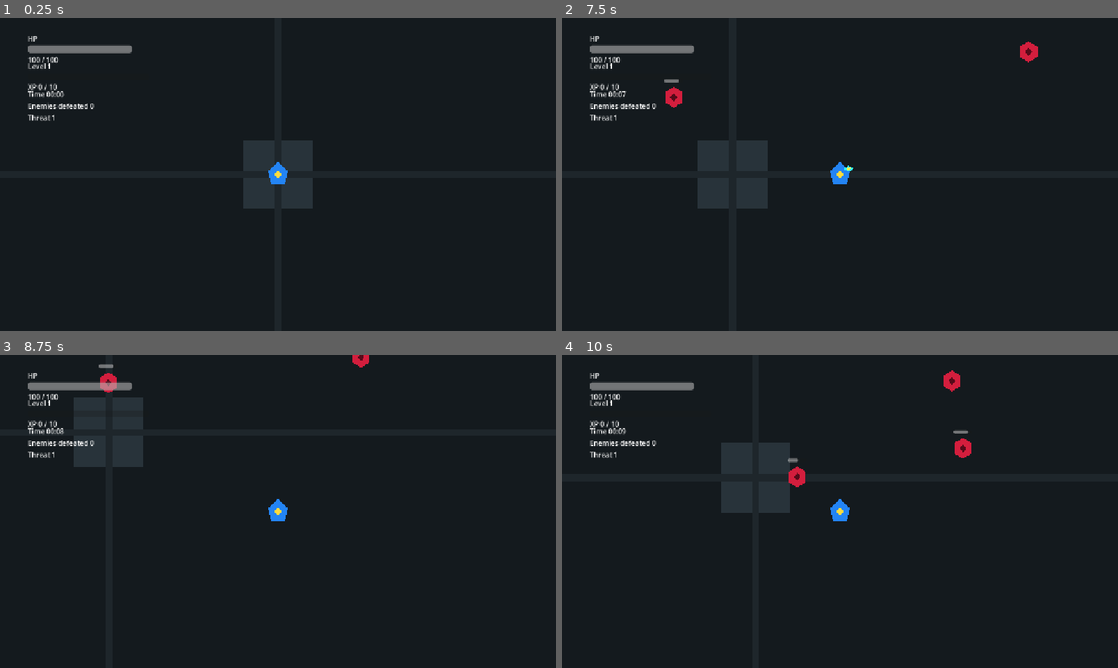
Above: before the commit, frames 1-4 (two rows, left to right).
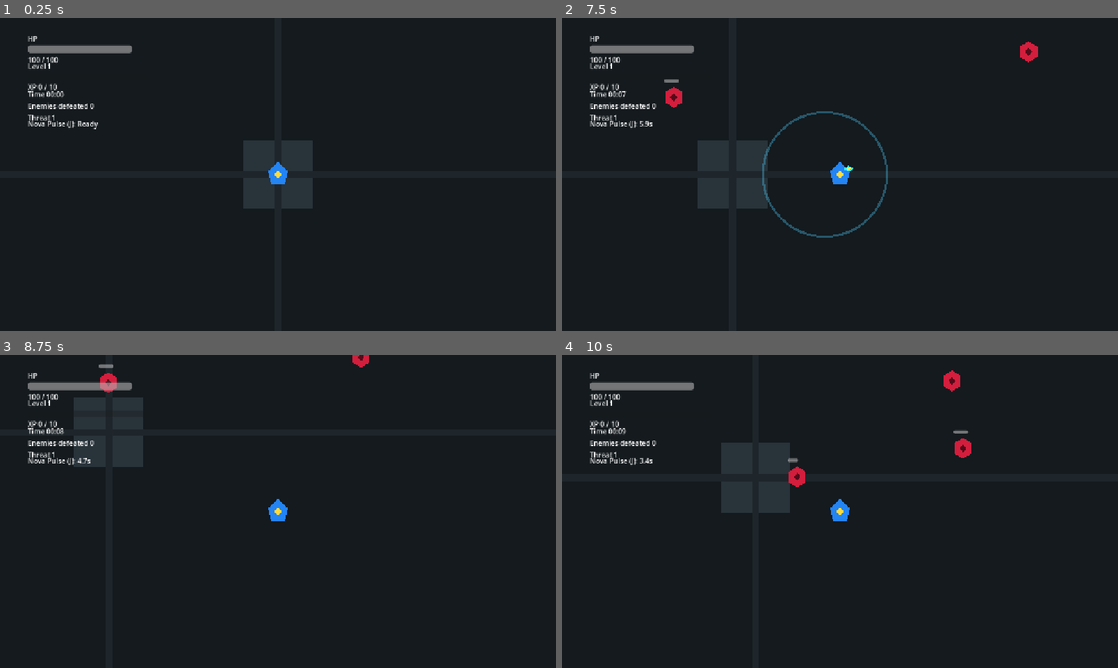
Above: after the commit, the same moments.

Repository: StanisRyz/SuperHeroes
Game: Godot game, scene res://scenes/main/Main.tscn
Two runs of this game, one before a commit and one after it. Both use one fixed random seed, a clock stepped at 60 frames per second and the inputs below.
Inputs:
- Up to frame 1 (0.25 s): no input
- Up to frame 2 (7.5 s): tap Enter at 0.5 s; hold D (move_right) 0.53-1.28 s; hold J (ability_1) 0.53-1.28 s; hold S (move_down) 1.28-2.03 s; tap J (ability_1) every 1.5 s from 1.35 to 7.35 s; hold D (move_right) 2.03-2.78 s; hold J (ability_1) 2.03-2.78 s; hold W (move_up) 2.78-3.53 s; hold J (ability_1) 3.53-4.28 s; hold Left (move_left) 3.53-5.03 s; hold S (move_down) 5.03-5.78 s; hold J (ability_1) 5.03-5.78 s; hold D (move_right) 5.78-6.53 s; hold W (move_up) 6.53-7.28 s; hold J (ability_1) 6.53-7.28 s; hold D (move_right) from 7.28 s (still down)
- Up to frame 3 (8.75 s): release D (move_right) at 8.03 s; hold S (move_down) from 8.03 s (still down); hold J (ability_1) from 8.03 s (still down)
- Up to frame 4 (10 s): release S (move_down) at 8.78 s; release J (ability_1) at 8.78 s; hold Left (move_left) 8.78-9.53 s; tap J (ability_1) at 8.85 s; hold W (move_up) from 9.53 s (still down); hold J (ability_1) from 9.53 s (still down)

The runs differ from the first frame. In frame 1, 0.1% of the frame differs, in the area x 5-18%, y 32-36%; in frame 2, 0.6%, in the area x 5-59%, y 29-71%; in frame 3, 0.1%; in frame 4, 0.1%.

Commit message:
Add active ability foundation.
Adds the first active ability system with AbilityManager, Nova Pulse on ability_1, cooldown tracking, HUD cooldown display, and simple in-world pulse feedback. Optionally wires basic ability upgrades into UpgradeManager and updates README.md and Agents.md while keeping the patch focused on active abilities without adding mobile controls, saves, monetization, or Yandex SDK integration.

Diff:
--- /dev/null
+++ b/scenes/abilities/AbilityManager.gd
@@ -0,0 +1,105 @@
+extends Node
+
+signal ability_cooldown_changed(slot: int, cooldown_remaining: float, cooldown_total: float)
+signal ability_cast(slot: int)
+
+@export var nova_damage: int = 18
+@export var nova_radius: float = 220.0
+@export var nova_cooldown: float = 6.0
+@export var pulse_feedback_scene: PackedScene
+
+var player: Node2D
+var enemy_container: Node
+var _ability_1_cooldown_remaining := 0.0
+var _last_emitted_cooldown := -1.0
+
+
+func setup(new_player: Node2D, new_enemy_container: Node) -> void:
+	player = new_player
+	enemy_container = new_enemy_container
+	_emit_cooldown_changed(true)
+
+
+func _process(delta: float) -> void:
+	if _ability_1_cooldown_remaining <= 0.0:
+		return
+
+	_ability_1_cooldown_remaining = maxf(_ability_1_cooldown_remaining - delta, 0.0)
+	_emit_cooldown_changed(false)
+
+
+func _unhandled_input(event: InputEvent) -> void:
+	if event.is_action_pressed("ability_1"):
+		_try_cast_nova_pulse()
+
+
+func _try_cast_nova_pulse() -> void:
+	if get_tree().paused:
+		return
+	if player == null or not is_instance_valid(player):
+		return
+	if player.has_method("is_dead") and player.is_dead():
+		return
+	if _ability_1_cooldown_remaining > 0.0:
+		return
+
+	if not _damage_enemies_in_radius():
+		return
+
+	_spawn_pulse_feedback()
+	_ability_1_cooldown_remaining = maxf(nova_cooldown, 0.0)
+	ability_cast.emit(1)
+	_emit_cooldown_changed(true)
+
+
+func _damage_enemies_in_radius() -> bool:
+	if enemy_container == null or not is_instance_valid(enemy_container):
+		push_warning("AbilityManager is missing EnemyContainer reference.")
+		return false
+
+	for enemy in enemy_container.get_children():
+		if _is_valid_enemy(enemy) and player.global_position.distance_to(enemy.global_position) <= nova_radius:
+			enemy.take_damage(nova_damage)
+
+	return true
+
+
+func _spawn_pulse_feedback() -> void:
+	if pulse_feedback_scene == null:
+		return
+
+	var feedback_node := pulse_feedback_scene.instantiate()
+	if not feedback_node is Node2D:
+		push_warning("Nova Pulse feedback scene root must be Node2D.")
+		feedback_node.queue_free()
+		return
+
+	var feedback := feedback_node as Node2D
+	player.get_parent().add_child(feedback)
+	feedback.global_position = player.global_position
+
+	if feedback.has_method("play"):
+		feedback.play(nova_radius)
+
+
+func _is_valid_enemy(node: Node) -> bool:
+	return (
+		node is Node2D
+		and is_instance_valid(node)
+		and not node.is_queued_for_deletion()
+		and node.has_method("take_damage")
+		and (node.is_in_group("enemies") or node.has_method("take_damage"))
+	)
+
+
+func _emit_cooldown_changed(force: bool) -> void:
+	var should_emit := force
+	if not should_emit:
+		should_emit = absf(_ability_1_cooldown_remaining - _last_emitted_cooldown) >= 0.05
+	should_emit = should_emit or (_ability_1_cooldown_remaining == 0.0 and _last_emitted_cooldown != 0.0)
+
+	if not should_emit:
+		return
+
+	_last_emitted_cooldown = _ability_1_cooldown_remaining
+	ability_cooldown_changed.emit(1, _ability_1_cooldown_remaining, nova_cooldown)
--- /dev/null
+++ b/scenes/abilities/AbilityManager.tscn
@@ -0,0 +1,8 @@
+[gd_scene load_steps=3 format=3 uid="uid://ability_manager_superheroes"]
+
+[ext_resource type="Script" path="res://scenes/abilities/AbilityManager.gd" id="1_ability_manager_script"]
+[ext_resource type="PackedScene" path="res://scenes/abilities/NovaPulseFeedback.tscn" id="2_nova_pulse_feedback"]
+
+[node name="AbilityManager" type="Node"]
+script = ExtResource("1_ability_manager_script")
+pulse_feedback_scene = ExtResource("2_nova_pulse_feedback")
--- /dev/null
+++ b/scenes/abilities/NovaPulseFeedback.gd
@@ -0,0 +1,31 @@
+extends Node2D
+
+@export var lifetime: float = 0.25
+@export var start_scale: float = 0.25
+@export var end_scale: float = 1.0
+
+@onready var ring: Line2D = get_node_or_null("Ring")
+
+
+func play(radius: float) -> void:
+	if ring != null:
+		_update_ring_points(radius)
+		ring.modulate = Color(0.55, 0.9, 1.0, 0.85)
+
+	scale = Vector2.ONE * start_scale
+	var tween := create_tween()
+	tween.set_parallel(true)
+	tween.tween_property(self, "scale", Vector2.ONE * end_scale, lifetime)
+	if ring != null:
+		tween.tween_property(ring, "modulate", Color(0.55, 0.9, 1.0, 0.0), lifetime)
+	tween.chain().tween_callback(queue_free)
+
+
+func _update_ring_points(radius: float) -> void:
+	var points := PackedVector2Array()
+	var segment_count := 48
+	for index in range(segment_count + 1):
+		var angle := TAU * float(index) / float(segment_count)
+		points.append(Vector2(cos(angle), sin(angle)) * radius)
+
+	ring.points = points
--- /dev/null
+++ b/scenes/abilities/NovaPulseFeedback.tscn
@@ -0,0 +1,11 @@
+[gd_scene load_steps=2 format=3 uid="uid://nova_pulse_feedback_superheroes"]
+
+[ext_resource type="Script" path="res://scenes/abilities/NovaPulseFeedback.gd" id="1_nova_pulse_feedback_script"]
+
+[node name="NovaPulseFeedback" type="Node2D"]
+script = ExtResource("1_nova_pulse_feedback_script")
+
+[node name="Ring" type="Line2D" parent="."]
+width = 8.0
+default_color = Color(0.55, 0.9, 1, 0.85)
+closed = true
--- a/scenes/game/Arena.gd
+++ b/scenes/game/Arena.gd
@@ -31,16 +31,24 @@
 	else:
 		push_warning("Player does not implement set_camera_limits(rect).")
 
+	var ability_manager := player.get_node_or_null("AbilityManager")
+	if ability_manager == null:
+		push_warning("Arena could not find Player/AbilityManager node.")
+	elif ability_manager.has_method("setup"):
+		ability_manager.setup(player, enemy_container)
+	else:
+		push_warning("AbilityManager does not implement setup(player, enemy_container).")
+
 	if hud == null:
 		push_warning("Arena could not find GameHUD node.")
 	elif hud.has_method("setup"):
-		hud.setup(player, run_manager)
+		hud.setup(player, run_manager, ability_manager)
 	else:
-		push_warning("GameHUD does not implement setup(player, run_manager).")
+		push_warning("GameHUD does not implement setup(player, run_manager, ability_manager).")
 
 	var auto_attack := player.get_node_or_null("AutoAttack")
 	_setup_spawn_director()
-	_setup_level_up_flow(auto_attack)
+	_setup_level_up_flow(auto_attack, ability_manager)
 	_setup_run_lifecycle()
 
 	if projectile_container == null:
@@ -68,13 +76,13 @@
 	return Rect2(-arena_size * 0.5, arena_size)
 
 
-func _setup_level_up_flow(auto_attack: Node) -> void:
+func _setup_level_up_flow(auto_attack: Node, ability_manager: Node) -> void:
 	if upgrade_manager == null:
 		push_warning("Arena could not find UpgradeManager node.")
 	elif upgrade_manager.has_method("setup"):
-		upgrade_manager.setup(player, auto_attack)
+		upgrade_manager.setup(player, auto_attack, ability_manager)
 	else:
-		push_warning("UpgradeManager does not implement setup(player, auto_attack).")
+		push_warning("UpgradeManager does not implement setup(player, auto_attack, ability_manager).")
 
 	if player.has_signal("level_up_available") and not player.level_up_available.is_connected(_on_player_level_up_available):
 		player.level_up_available.connect(_on_player_level_up_available)
--- a/scenes/player/Player.tscn
+++ b/scenes/player/Player.tscn
@@ -1,8 +1,9 @@
-[gd_scene load_steps=6 format=3 uid="uid://player_scene_superheroes"]
+[gd_scene load_steps=7 format=3 uid="uid://player_scene_superheroes"]
 
 [ext_resource type="Script" path="res://scenes/player/Player.gd" id="1_player_script"]
 [ext_resource type="Script" path="res://scenes/player/PlayerAutoAttack.gd" id="2_auto_attack_script"]
 [ext_resource type="PackedScene" path="res://scenes/projectiles/PlayerProjectile.tscn" id="3_player_projectile"]
+[ext_resource type="PackedScene" path="res://scenes/abilities/AbilityManager.tscn" id="4_ability_manager"]
 
 [sub_resource type="CircleShape2D" id="CircleShape2D_player"]
 radius = 22.0
@@ -32,6 +33,8 @@
 script = ExtResource("2_auto_attack_script")
 projectile_scene = ExtResource("3_player_projectile")
 
+[node name="AbilityManager" parent="." instance=ExtResource("4_ability_manager")]
+
 [node name="AttackRangeArea" type="Area2D" parent="AutoAttack"]
 collision_layer = 0
 collision_mask = 2
--- a/scenes/ui/GameHUD.gd
+++ b/scenes/ui/GameHUD.gd
@@ -10,8 +10,9 @@
 @onready var run_time_label: Label = get_node_or_null("Root/RunPanel/RunTimeLabel")
 @onready var kill_count_label: Label = get_node_or_null("Root/RunPanel/KillCountLabel")
 @onready var threat_label: Label = get_node_or_null("Root/RunPanel/ThreatLabel")
+@onready var ability_cooldown_label: Label = get_node_or_null("Root/AbilityPanel/AbilityCooldownLabel")
 
-func setup(new_player: Node, run_manager: Node = null) -> void:
+func setup(new_player: Node, run_manager: Node = null, ability_manager: Node = null) -> void:
 	player = new_player
 
 	if player == null:
@@ -41,6 +42,7 @@
 		player.experience_changed.connect(_update_player_experience)
 
 	_setup_run_manager(run_manager)
+	_setup_ability_manager(ability_manager)
 
 
 func _update_player_health(current_health: int, max_health: int) -> void:
@@ -81,6 +83,26 @@
 		run_manager.kill_count_changed.connect(_update_kill_count)
 
 
+func _setup_ability_manager(ability_manager: Node) -> void:
+	_update_ability_cooldown(1, 0.0, 0.0)
+
+	if ability_manager == null:
+		return
+
+	if ability_manager.has_signal("ability_cooldown_changed") and not ability_manager.ability_cooldown_changed.is_connected(_update_ability_cooldown):
+		ability_manager.ability_cooldown_changed.connect(_update_ability_cooldown)
+
+
+func _update_ability_cooldown(slot: int, cooldown_remaining: float, _cooldown_total: float) -> void:
+	if slot != 1 or ability_cooldown_label == null:
+		return
+
+	if cooldown_remaining <= 0.0:
+		ability_cooldown_label.text = "Nova Pulse (J): Ready"
+	else:
+		ability_cooldown_label.text = "Nova Pulse (J): %.1fs" % cooldown_remaining
+
+
 func _update_run_time(seconds: float) -> void:
 	if run_time_label != null:
 		run_time_label.text = "Time %s" % _format_time(seconds)
--- a/scenes/ui/GameHUD.tscn
+++ b/scenes/ui/GameHUD.tscn
@@ -71,3 +71,14 @@
 [node name="ThreatLabel" type="Label" parent="Root/RunPanel"]
 layout_mode = 2
 text = "Threat 1"
+
+[node name="AbilityPanel" type="VBoxContainer" parent="Root"]
+layout_mode = 0
+offset_left = 64.0
+offset_top = 232.0
+offset_right = 344.0
+offset_bottom = 260.0
+
+[node name="AbilityCooldownLabel" type="Label" parent="Root/AbilityPanel"]
+layout_mode = 2
+text = "Nova Pulse (J): Ready"
--- a/scenes/upgrades/UpgradeManager.gd
+++ b/scenes/upgrades/UpgradeManager.gd
@@ -1,9 +1,11 @@
 extends Node
 
 const ATTACK_INTERVAL_MIN := 0.2
+const NOVA_COOLDOWN_MIN := 2.0
 
 var player: Node
 var auto_attack: Node
+var ability_manager: Node
 
 var _upgrade_definitions: Array[Dictionary] = [
 	{
@@ -35,12 +37,23 @@
 		"id": "projectile_speed_up",
 		"title": "Faster Bolts",
 		"description": "Increase speed of newly fired projectiles."
+	},
+	{
+		"id": "nova_damage_up",
+		"title": "Nova Surge",
+		"description": "Increase Nova Pulse damage."
+	},
+	{
+		"id": "nova_cooldown_down",
+		"title": "Pulse Rhythm",
+		"description": "Reduce Nova Pulse cooldown."
 	}
 ]
 
-func setup(new_player: Node, new_auto_attack: Node) -> void:
+func setup(new_player: Node, new_auto_attack: Node, new_ability_manager: Node = null) -> void:
 	player = new_player
 	auto_attack = new_auto_attack
+	ability_manager = new_ability_manager
 
 
 func get_upgrade_options(count: int = 3) -> Array[Dictionary]:
@@ -65,6 +78,10 @@
 			_apply_max_health_upgrade()
 		"projectile_speed_up":
 			_apply_auto_attack_number("projectile_speed", 80.0)
+		"nova_damage_up":
+			_apply_ability_number("nova_damage", 5.0)
+		"nova_cooldown_down":
+			_apply_nova_cooldown_upgrade()
 		_:
 			push_warning("Unknown upgrade id: %s" % upgrade_id)
 
@@ -95,6 +112,19 @@
 	player.set(property_name, value + amount)
 
 
+func _apply_ability_number(property_name: String, amount: float) -> void:
+	if ability_manager == null:
+		push_warning("UpgradeManager is missing AbilityManager reference.")
+		return
+
+	var value = ability_manager.get(property_name)
+	if value == null:
+		push_warning("AbilityManager is missing property: %s" % property_name)
+		return
+
+	ability_manager.set(property_name, value + amount)
+
+
 func _apply_attack_speed_upgrade() -> void:
 	if auto_attack == null:
 		push_warning("UpgradeManager is missing AutoAttack reference.")
@@ -106,6 +136,19 @@
 		return
 
 	auto_attack.set("attack_interval", maxf(ATTACK_INTERVAL_MIN, value - 0.08))
+
+
+func _apply_nova_cooldown_upgrade() -> void:
+	if ability_manager == null:
+		push_warning("UpgradeManager is missing AbilityManager reference.")
+		return
+
+	var value = ability_manager.get("nova_cooldown")
+	if value == null:
+		push_warning("AbilityManager is missing nova_cooldown.")
+		return
+
+	ability_manager.set("nova_cooldown", maxf(NOVA_COOLDOWN_MIN, value - 0.5))
 
 
 func _apply_max_health_upgrade() -> void:
Not shown, added: scenes/abilities/AbilityManager.gd.uid
Not shown, added: scenes/abilities/NovaPulseFeedback.gd.uid
Not shown, changed: Agents.md
Not shown, changed: README.md
